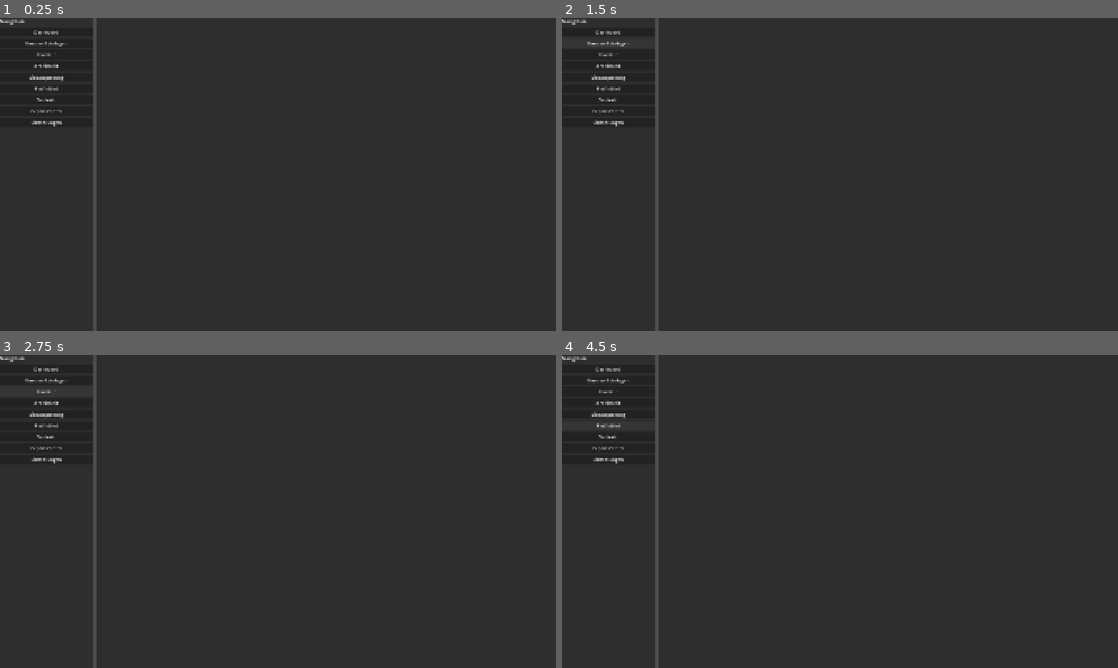
Above: before the commit, frames 1-4 (two rows, left to right).
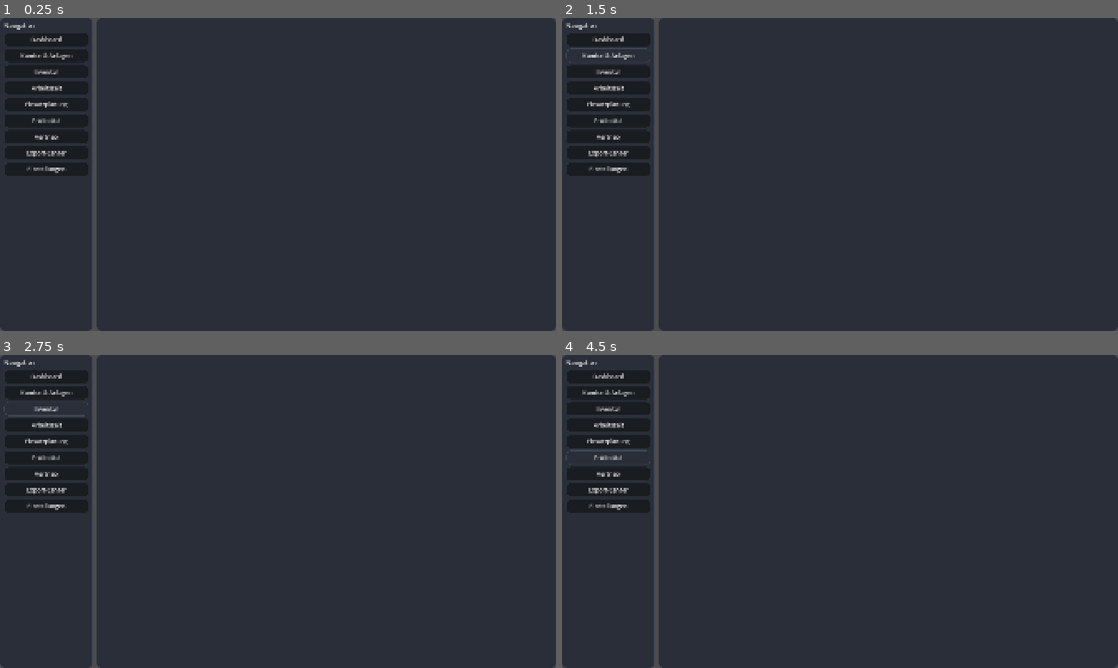
Above: after the commit, the same moments.

Repository: KurzschlussKevin/CheckX
Game: Godot game, scene res://app/modules/main/maintemplate.tscn
Two runs of this game, one before a commit and one after it. Both use one fixed random seed, a clock stepped at 60 frames per second and the inputs below. The project has no main scene, so this scene is started directly.
Inputs:
- Up to frame 1 (0.25 s): no input
- Up to frame 2 (1.5 s): click "Dashboard" at 0.5 s; click "Kunden & Anlagen" at 1.25 s
- Up to frame 3 (2.75 s): click "Inventur" at 2 s
- Up to frame 4 (4.5 s): click "Arbeitszeit" at 2.75 s; click "Einsatzplanung" at 3.5 s; click "Prüfmittel" at 4.25 s

The runs differ from the first frame. In frame 1, 1.4% of the frame differs, in the area x 0-100%, y 0-100%; in frame 2, 1.8%; in frame 3, 1.9%; in frame 4, 1.8%.
Error before the commit: Invalid access to property or key 'pressed' on a base object of type 'null instance'. (res://app/ui/components/sidebar/Sidebar.gd:6)
Error after the commit: Attempt to call function 'has_signal' in base 'null instance' on a null instance. (res://app/modules/main/main_template.gd:22)

Commit message:
Add files via upload

Diff:
--- a/check-x/app/core/routing/scenerouter.gd
+++ b/check-x/app/core/routing/scenerouter.gd
@@ -16,6 +16,7 @@
 	if route_key == current_route:
 		return
 
+	# Prüfung durch den UnsavedGuard vor dem Wechsel
 	if not Unsavedguard.request_route_change(route_key):
 		return
 
@@ -28,14 +29,16 @@
 
 	current_route = route_key
 
-	# HIER: AppRoutes statt Routes
-	var path: String = AppRoutes.MAP.get(route_key, "")
+	# Nutzt das Autoload 'Approutes' (wie in project.godot definiert)
+	var path: String = Approutes.MAP.get(route_key, "")
 	if path == "":
 		push_error("Unknown route: " + route_key)
 		return
 
 	var ps := load(path) as PackedScene
-	current_module = ps.instantiate()
-	_container.add_child(current_module)
-
-	emit_signal("route_changed", route_key)
+	if ps:
+		current_module = ps.instantiate()
+		_container.add_child(current_module)
+		emit_signal("route_changed", route_key)
+	else:
+		push_error("Could not load scene: " + path)
--- a/check-x/app/modules/auth/auth_controlling.gd
+++ b/check-x/app/modules/auth/auth_controlling.gd
@@ -16,8 +16,8 @@
 	Authservice.login(user.text, passw.text)
 
 func _on_success(_u: Dictionary) -> void:
-	# Wechsel zur MainTemplate
-	get_tree().change_scene_to_file("res://app/modules/main/MainTemplate.tscn")
+	# Achte auf exakte Kleinschreibung des Dateinamens!
+	get_tree().change_scene_to_file("res://app/modules/main/maintemplate.tscn")
 
 func _on_failed(reason: String) -> void:
 	msg.text = reason
--- a/check-x/app/modules/main/main_template.gd
+++ b/check-x/app/modules/main/main_template.gd
@@ -7,16 +7,22 @@
 	# Router Container setzen
 	Scenerouter.set_container(content)
 
-	# Unsaved-Dialog laden und an Guard binden
-	var dialog_scene := load("res://app/ui/components/dialogs/ConfirmUnsavedDialog.tscn") as PackedScene
-	var dialog = dialog_scene.instantiate()
-	add_child(dialog)
-	Unsavedguard.set_dialog(dialog)
+	# Korrigierter Pfad zum Dialog (Ordnerstruktur laut Dateiliste: app/ui/dialogs/...)
+	var dialog_path := "res://app/ui/dialogs/ConfirmUnsavedDialog.tscn"
+	var dialog_scene := load(dialog_path) as PackedScene
 
-	# Sidebar Signal
-	sidebar.route_selected.connect(_on_route_selected)
+	if dialog_scene:
+		var dialog = dialog_scene.instantiate()
+		add_child(dialog)
+		Unsavedguard.set_dialog(dialog)
+	else:
+		push_error("ConfirmUnsavedDialog.tscn nicht unter " + dialog_path + " gefunden.")
 
-	# Default route
+	# Sidebar Signal verbinden
+	if sidebar.has_signal("route_selected"):
+		sidebar.route_selected.connect(_on_route_selected)
+
+	# Start-Route setzen
 	Scenerouter.goto("dashboard")
 
 func _on_route_selected(route_key: String) -> void:
--- a/check-x/app/modules/main/maintemplate.tscn
+++ b/check-x/app/modules/main/maintemplate.tscn
@@ -1,7 +1,7 @@
 [gd_scene format=3 uid="uid://co4a4sdypflv3"]
 
 [ext_resource type="PackedScene" path="res://app/ui/components/sidebar/Sidebar.tscn" id="1"]
-[ext_resource type="Script" path="res://app/modules/main/MainTemplate.gd" id="2"]
+[ext_resource type="Script" path="res://app/modules/main/main_template.gd" id="2"]
 [ext_resource type="Theme" path="res://app/ui/theme/anviro_dark.tres" id="3"]
 
 [node name="MainRoot" type="Control"]
--- a/check-x/app/ui/components/sidebar/Sidebar.gd
+++ b/check-x/app/ui/components/sidebar/Sidebar.gd
@@ -3,12 +3,14 @@
 signal route_selected(route_key: String)
 
 func _ready() -> void:
-	%Dashboard.pressed.connect(func(): emit_signal("route_selected", "dashboard"))
-	%Customers.pressed.connect(func(): emit_signal("route_selected", "customers_assets"))
-	%Inventory.pressed.connect(func(): emit_signal("route_selected", "inventory"))
-	%Time.pressed.connect(func(): emit_signal("route_selected", "time"))
-	%Schedule.pressed.connect(func(): emit_signal("route_selected", "schedule"))
-	%Calibration.pressed.connect(func(): emit_signal("route_selected", "calibration"))
-	%Sales.pressed.connect(func(): emit_signal("route_selected", "sales"))
-	%Export.pressed.connect(func(): emit_signal("route_selected", "export"))
-	%Settings.pressed.connect(func(): emit_signal("route_selected", "settings"))
+	# Direkte Pfade statt %UniqueNames
+	var btns = $VBox/Btns
+	btns.get_node("Dashboard").pressed.connect(func(): route_selected.emit("dashboard"))
+	btns.get_node("Customers").pressed.connect(func(): route_selected.emit("customers_assets"))
+	btns.get_node("Inventory").pressed.connect(func(): route_selected.emit("inventory"))
+	btns.get_node("Time").pressed.connect(func(): route_selected.emit("time"))
+	btns.get_node("Schedule").pressed.connect(func(): route_selected.emit("schedule"))
+	btns.get_node("Calibration").pressed.connect(func(): route_selected.emit("calibration"))
+	btns.get_node("Sales").pressed.connect(func(): route_selected.emit("sales"))
+	btns.get_node("Export").pressed.connect(func(): route_selected.emit("export"))
+	btns.get_node("Settings").pressed.connect(func(): route_selected.emit("settings"))
--- a/check-x/app/ui/dialogs/ConfirmUnsavedDialog.tscn
+++ b/check-x/app/ui/dialogs/ConfirmUnsavedDialog.tscn
@@ -1,6 +1,6 @@
 [gd_scene load_steps=2 format=3]
 
-[ext_resource type="Script" path="res://app/ui/components/dialogs/ConfirmUnsavedDialog.gd" id=1]
+[ext_resource type="Script" path="res://app/ui/dialogs/confirm_unsaved_dialog.gd" id="1"]
 
 [node name="ConfirmUnsavedDialog" type="AcceptDialog"]
 script = ExtResource("1")
--- a/check-x/app/ui/dialogs/confirm_unsaved_dialog.gd
+++ b/check-x/app/ui/dialogs/confirm_unsaved_dialog.gd
@@ -5,16 +5,21 @@
 var _on_discard: Callable
 var _on_cancel: Callable
 
+# Wir nutzen hier @onready, um sicherzustellen, dass die Nodes geladen sind
+@onready var save_btn: Button = $HBox/SaveBtn
+@onready var discard_btn: Button = $HBox/DiscardBtn
+@onready var cancel_btn: Button = $HBox/CancelBtn
+
 func _ready() -> void:
-	%SaveBtn.pressed.connect(func():
+	save_btn.pressed.connect(func():
 		hide()
 		if _on_save: _on_save.call()
 	)
-	%DiscardBtn.pressed.connect(func():
+	discard_btn.pressed.connect(func():
 		hide()
 		if _on_discard: _on_discard.call()
 	)
-	%CancelBtn.pressed.connect(func():
+	cancel_btn.pressed.connect(func():
 		hide()
 		if _on_cancel: _on_cancel.call()
 	)
--- a/check-x/app/ui/forms/stepper.gd
+++ b/check-x/app/ui/forms/stepper.gd
@@ -6,21 +6,23 @@
 @export var label: String = "Label":
 	set(v):
 		label = v
-		if is_node_ready(): %Label.text = v
+		if is_node_ready():
+			$Label.text = v
 
 @export var value: int = 0:
 	set(v):
 		value = max(0, v)
-		if is_node_ready(): %Value.text = str(value)
+		if is_node_ready():
+			$Value.text = str(value)
 
 func _ready() -> void:
-	%Label.text = label
-	%Value.text = str(value)
-	%Minus.pressed.connect(func():
+	$Label.text = label
+	$Value.text = str(value)
+	$Minus.pressed.connect(func():
 		value -= 1
 		emit_signal("value_changed", value)
 	)
-	%Plus.pressed.connect(func():
+	$Plus.pressed.connect(func():
 		value += 1
 		emit_signal("value_changed", value)
 	)
--- a/check-x/app/ui/theme/anviro_dark.tres
+++ b/check-x/app/ui/theme/anviro_dark.tres
@@ -1,25 +1,26 @@
-[gd_resource type="Theme" load_steps=2 format=3]
+[gd_resource type="Theme" load_steps=3 format=3]
 
-[resource]
-default_font_size = 20
-
-[sub_resource type="StyleBoxFlat" id=1]
-bg_color = Color(0.10, 0.11, 0.13, 1)
+[sub_resource type="StyleBoxFlat" id="StyleBoxFlat_1"]
+content_margin_left = 12.0
+content_margin_top = 10.0
+content_margin_right = 12.0
+content_margin_bottom = 10.0
+bg_color = Color(0.1, 0.11, 0.13, 1)
 border_width_left = 1
 border_width_top = 1
 border_width_right = 1
 border_width_bottom = 1
-border_color = Color(0.18, 0.20, 0.24, 1)
+border_color = Color(0.18, 0.2, 0.24, 1)
 corner_radius_top_left = 14
 corner_radius_top_right = 14
 corner_radius_bottom_right = 14
 corner_radius_bottom_left = 14
-content_margin_left = 12
-content_margin_top = 10
-content_margin_right = 12
-content_margin_bottom = 10
 
-[sub_resource type="StyleBoxFlat" id=2]
+[sub_resource type="StyleBoxFlat" id="StyleBoxFlat_2"]
+content_margin_left = 14.0
+content_margin_top = 12.0
+content_margin_right = 14.0
+content_margin_bottom = 12.0
 bg_color = Color(0.16, 0.18, 0.22, 1)
 border_width_left = 1
 border_width_top = 1
@@ -30,27 +31,16 @@
 corner_radius_top_right = 16
 corner_radius_bottom_right = 16
 corner_radius_bottom_left = 16
-content_margin_left = 14
-content_margin_top = 12
-content_margin_right = 14
-content_margin_bottom = 12
 
 [resource]
-# Default style: Panels
-styles/Panel = SubResource( "2" )
-styles/PanelContainer = SubResource( "2" )
-
-# Buttons
-styles/Button/normal = SubResource( "1" )
-styles/Button/hover = SubResource( "2" )
-styles/Button/pressed = SubResource( "2" )
-
-# LineEdit
-styles/LineEdit/normal = SubResource( "1" )
-styles/LineEdit/focus = SubResource( "2" )
-
-# Colors
-colors/font_color = Color(0.90, 0.92, 0.96, 1)
-colors/font_focus_color = Color(1, 1, 1, 1)
-colors/caret_color = Color(0.95, 0.95, 0.95, 1)
-colors/selection_color = Color(0.30, 0.55, 0.95, 0.35)
+default_font_size = 20
+Button/styles/hover = SubResource("StyleBoxFlat_2")
+Button/styles/normal = SubResource("StyleBoxFlat_1")
+Button/styles/pressed = SubResource("StyleBoxFlat_2")
+LineEdit/colors/caret_color = Color(0.95, 0.95, 0.95, 1)
+LineEdit/colors/font_color = Color(0.9, 0.92, 0.96, 1)
+LineEdit/colors/selection_color = Color(0.3, 0.55, 0.95, 0.35)
+LineEdit/styles/focus = SubResource("StyleBoxFlat_2")
+LineEdit/styles/normal = SubResource("StyleBoxFlat_1")
+Panel/styles/panel = SubResource("StyleBoxFlat_2")
+PanelContainer/styles/panel = SubResource("StyleBoxFlat_2")
